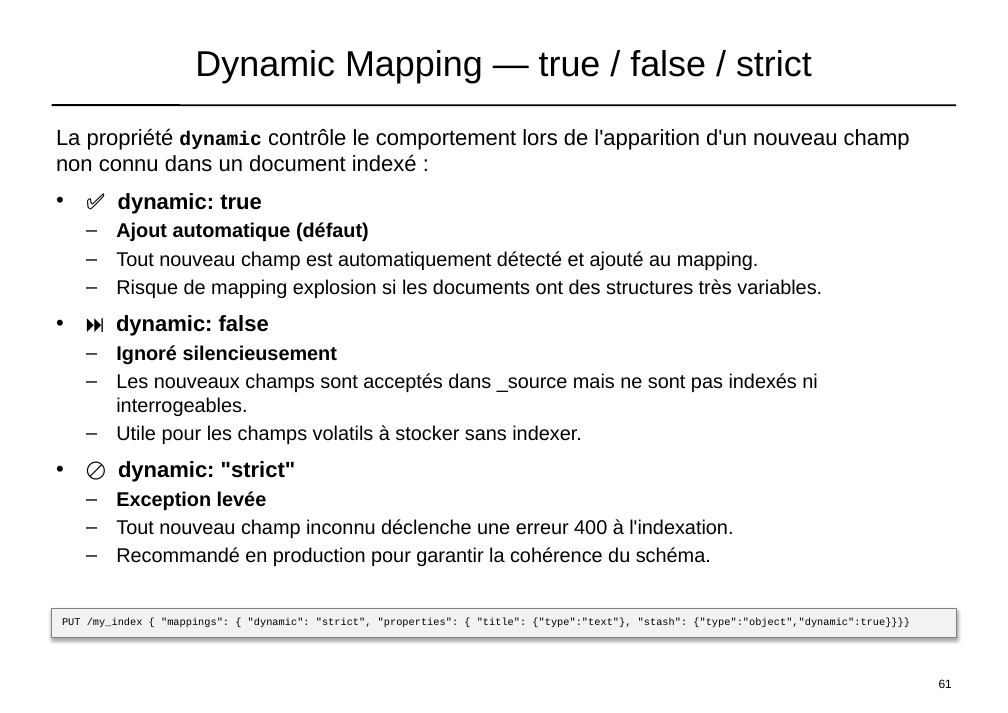
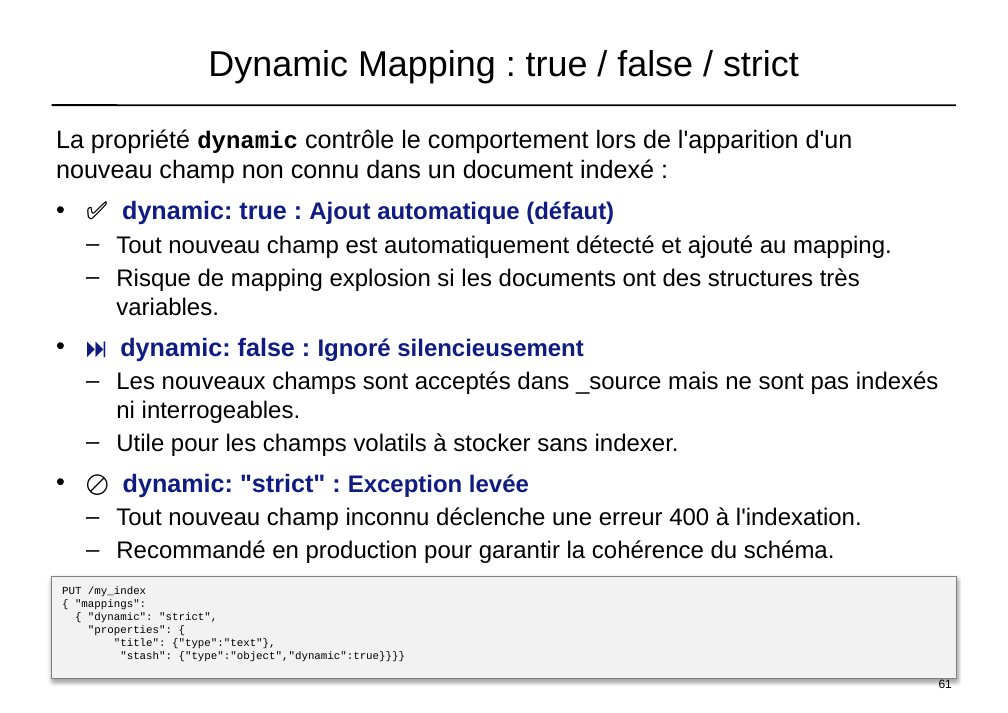
Before and after one commit to dthibau/opensearch, a slide deck: slide 48 of opensearch_simple.pptx. Drawn at 1008x713 pixels with LibreOffice and Linux fonts; fonts in the diff are those of the drawing. Boxes give left, top, right and bottom in pixels: in the first picture for what was removed or moved away, otherwise in the second. Text is boxed around its words. In the diff, an @@ line names an element or a change of style, - is before the commit and + after.

Commit message:
Ajout knn

```diff
--- a/opensearch_simple.pptx
+++ b/opensearch_simple.pptx
@@ text at (208,50,799,83): text changed @@
-Dynamic Mapping — true / false / strict
+Dynamic Mapping : true / false / strict
@@ text at (56,129,939,563): size 18.4 to 21 pt in "La propriété contrôle le comportement lors de ..."; size 16.4 to 20 pt in "dynamic"; size 16.6 to 20 pt in "Tout nouveau champ est automatiquement détecté et ...", "Risque de mapping explosion si les documents ...", "Les nouveaux champs sont acceptés dans _source ...", "Utile pour les champs volatils à stocker ..." and 2 more places @@
@@ text at (122,200,614,225): text changed; size 16.6 to 20 pt; text colour #000000 to #0F1C81 @@
-• ✅ dynamic: true
-– Ajout automatique (défaut)
+• ✅ dynamic: true : Ajout automatique (défaut)
@@ text at (120,337,583,361): text changed; size 16.6 to 20 pt; text colour #000000 to #0F1C81 @@
-• ⏭️ dynamic: false
-– Ignoré silencieusement
+• ⏭️ dynamic: false : Ignoré silencieusement
@@ text at (123,473,529,498): text changed; size 18.4 to 21 pt; text colour #000000 to #0F1C81 @@
-• 🚫 dynamic: "strict"
-– Exception levée
+• 🚫 dynamic: "strict" : Exception levée
@@ rectangle "PUT /my_index": place and size @@
-rectangle "PUT /my_index" at (52,609,956,638)
+rectangle "PUT /my_index" at (52,577,956,679)
@@ text in rectangle at (62,587,406,662): text changed; size 8.6 to 9 pt @@
-PUT /my_index { "mappings": { "dynamic": "strict", "properties": { "title": {"type":"text"}, "stash": {"type":"object","dynamic":true}}}}
+PUT /my_index
+{ "mappings":
+{ "dynamic": "strict",
+"properties": {
+"title": {"type":"text"},
+"stash": {"type":"object","dynamic":true}}}}
```
Also in this commit, not shown: 23 other slides changed, 11 slides added, 3 other files.
